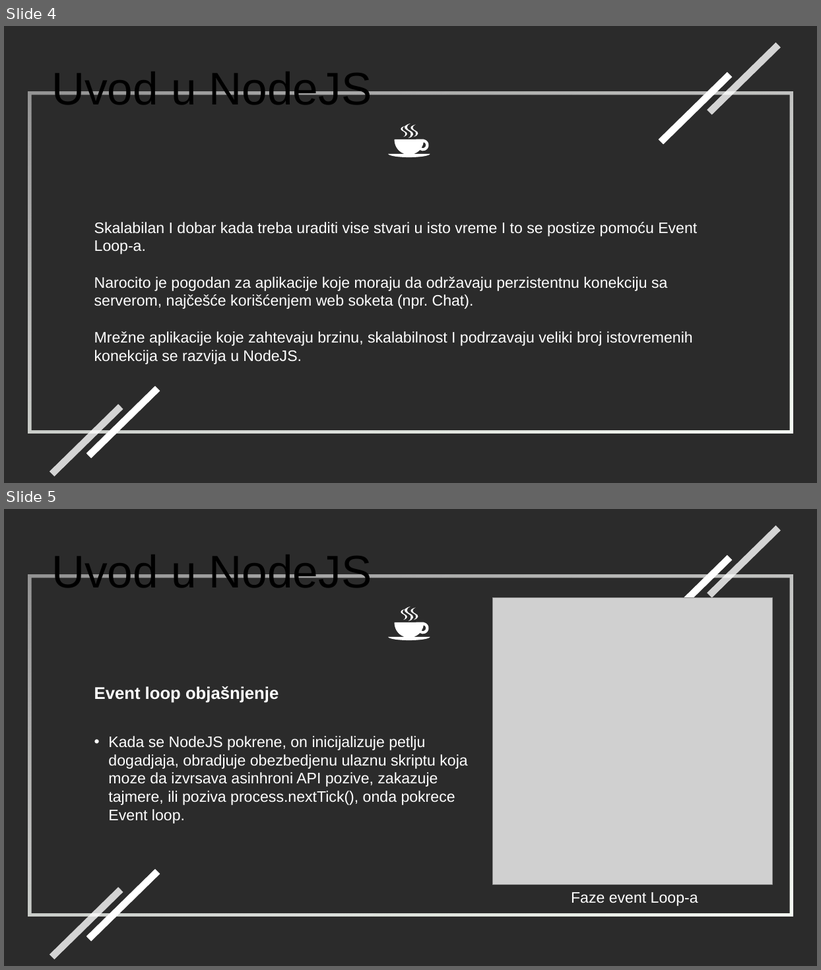
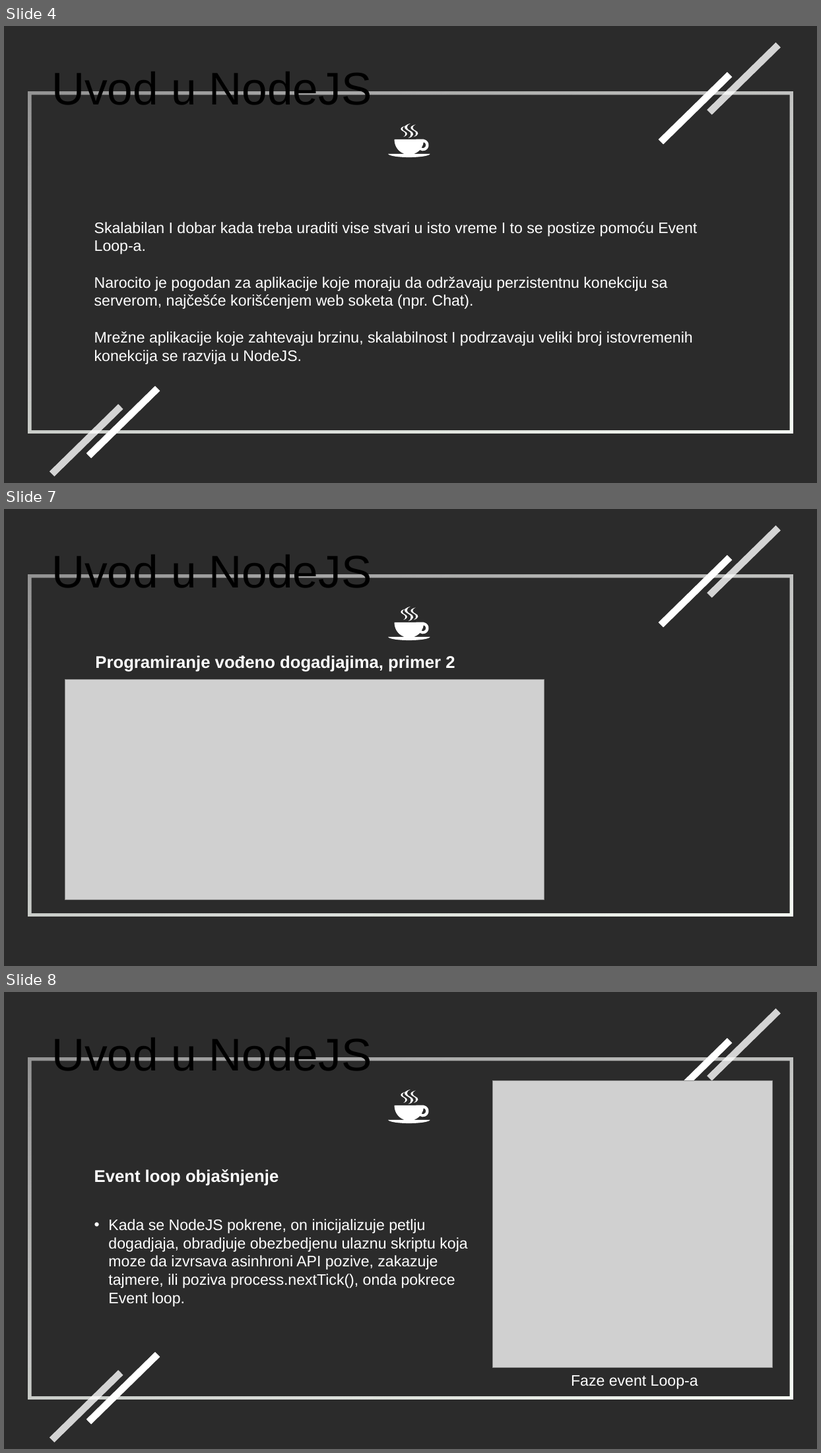
Before and after one commit to stefoverflow/NaperdnoSoftverskoInzenjerstvo, a slide deck: prezentacija.odp. Shown one above the other, each under a label of ours: slides 4 and 5 before the commit, slides 4, 7 and 8 after it; the slides between them are not shown. The pictures are 821x970 and 821x1453 pixels, drawn with LibreOffice and Linux fonts; fonts in the diff are those of the drawing; grey boxes stand for pictures; background and template pictures are left out; a plain dark background stands for a picture behind light text. Boxes give left, top, right and bottom in pixels: in the first picture for what was removed or moved away, otherwise in the second. Text is boxed around its words. In the diff, an @@ line names an element or a change of style, - is before the commit and + after.

Commit message:
Add more pictures and slides, 36 slides for now

```diff
--- a/prezentacija.odp
+++ b/prezentacija.odp
@@ slide 7 added at (4,509,817,966), background picture (left out) @@
@@ rectangle added at (708,525,781,597), fill #FFFFFF at 80% opacity @@
@@ text added at (52,555,372,588), 54 pt, text #000000 @@
+Uvod u NodeJS
@@ rectangle added at (659,555,732,627), fill #FFFFFF @@
@@ frame added at (28,575,793,916), fill gradient #F8FDF6 to #FFFFFF @@
@@ freeform shape added at (388,607,430,641), fill #FFFFFF @@
@@ text added at (95,656,455,672), 20 pt, text #FFFFFF, bold @@
+Programiranje vođeno dogadjajima, primer 2
@@ picture added at (65,680,544,900) @@
@@ what was slide 5 is now slide 8 @@
```
Also in this commit, not shown: 19 slides changed, 4 other slides added, 6 other files.
